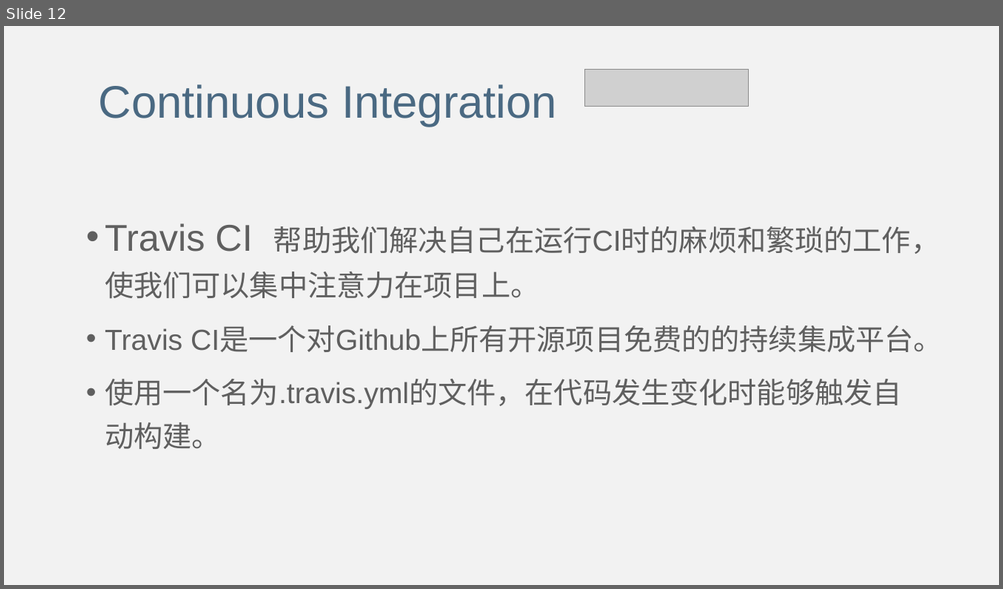
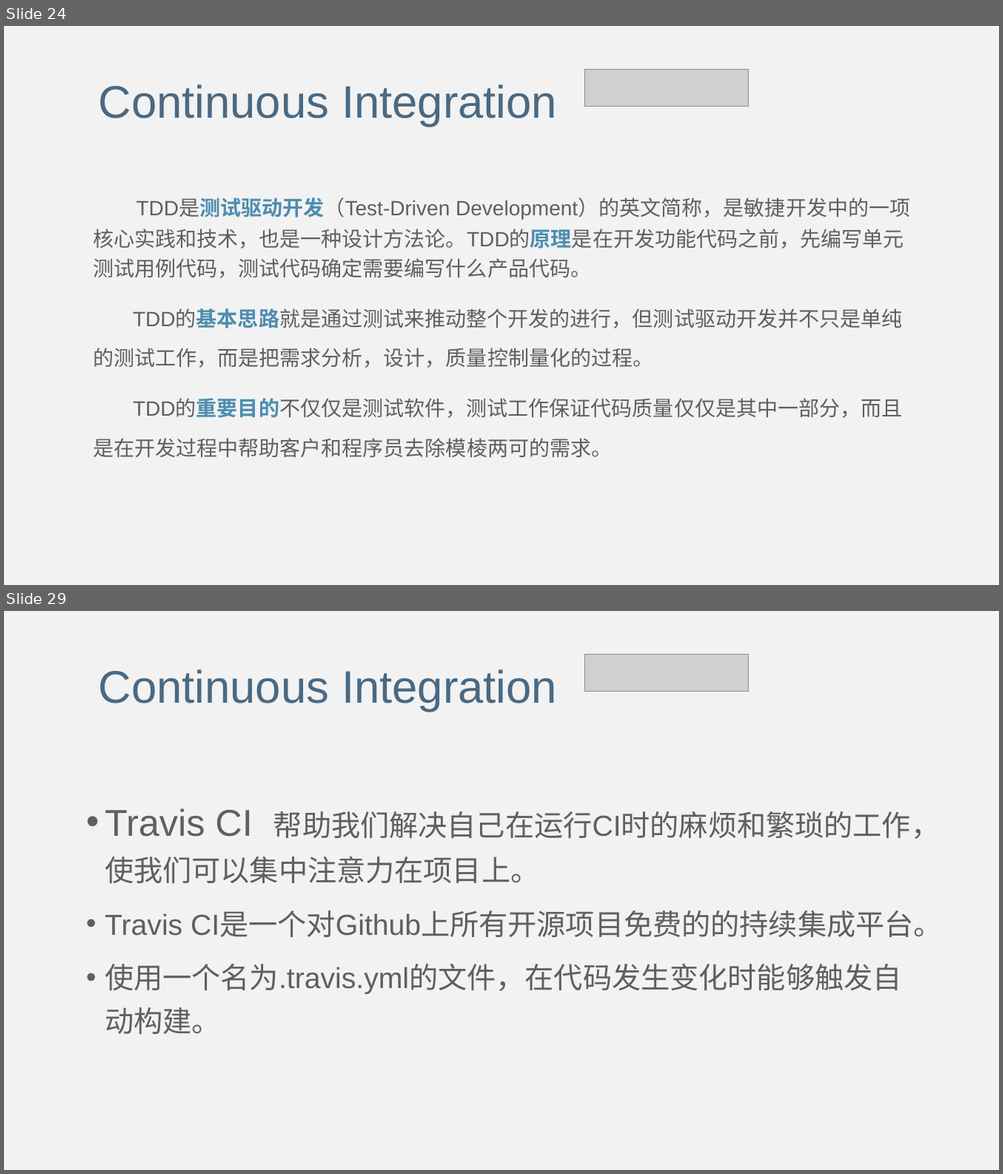
Before and after one commit to lulin1/Code-Repository-Badges, a slide deck: Code Repository Badges.pptx. Shown one above the other, each under a label of ours: slide 12 before the commit, slides 24 and 29 after it; the slides between them are not shown. The pictures are 1003x589 and 1003x1174 pixels, drawn with LibreOffice and Linux fonts; fonts in the diff are those of the drawing; grey boxes stand for pictures. Boxes give left, top, right and bottom in pixels: in the first picture for what was removed or moved away, otherwise in the second. Text is boxed around its words. In the diff, an @@ line names an element or a change of style, - is before the commit and + after.

```diff
--- a/Code Repository Badges.pptx
+++ b/Code Repository Badges.pptx
@@ slide 24 added at (4,26,999,585), background #F2F2F2 @@
@@ picture added at (584,69,748,107) @@
@@ text added at (99,84,557,127), 44 pt, text #4A6982 @@
+Continuous Integration
@@ text added at (93,199,910,458), 20 pt, text #5F5F5F @@
+TDD是测试驱动开发（Test-Driven Development）的英文简称，是敏捷开发中的一项核心实践和技术，也是一种设计方法论。TDD的原理是在开发功能代码之前，先编写单元测试用例代码，测试代码确定需要编写什么产品代码。
+TDD的基本思路就是通过测试来推动整个开发的进行，但测试驱动开发并不只是单纯的测试工作，而是把需求分析，设计，质量控制量化的过程。
+TDD的重要目的不仅仅是测试软件，测试工作保证代码质量仅仅是其中一部分，而且是在开发过程中帮助客户和程序员去除模棱两可的需求。
@@ what was slide 12 is now slide 29 @@
```
Also in this commit, not shown: 2 slides changed, 26 other slides added.
